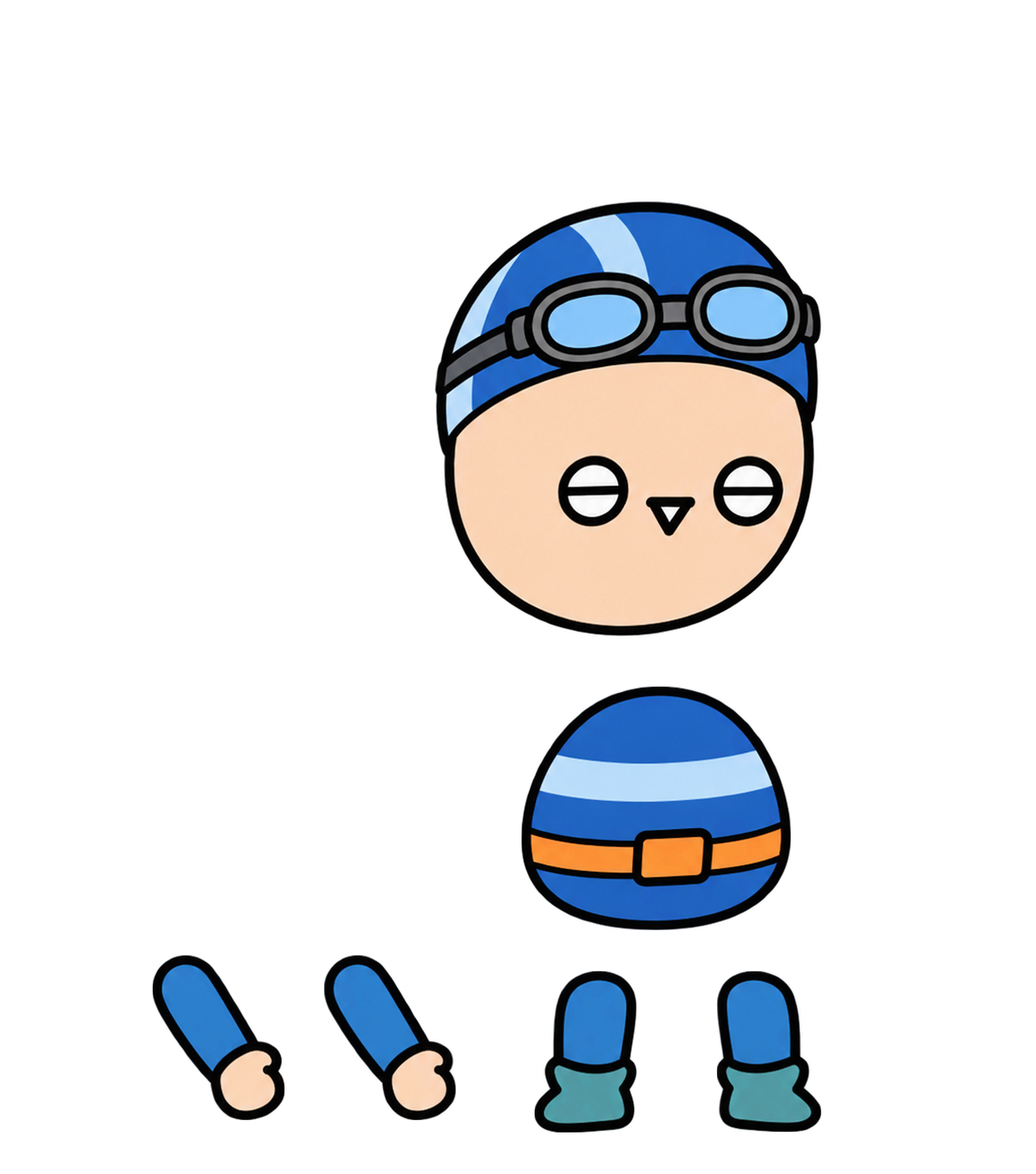
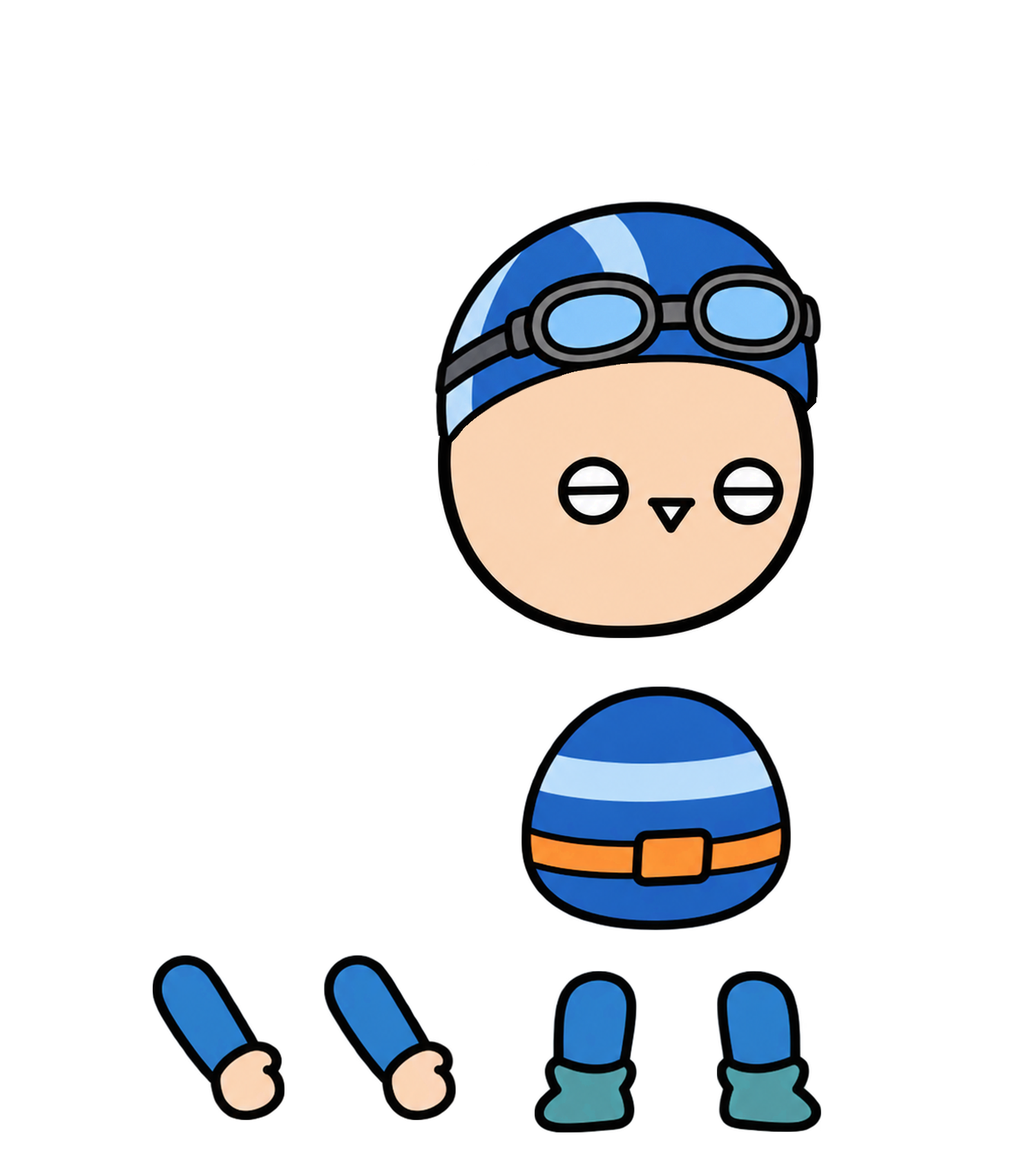
Layered file, before and after one edit (1036 x 1174). Changes by layer:
painted on "머리" over <box>437,283,820,639</box>
